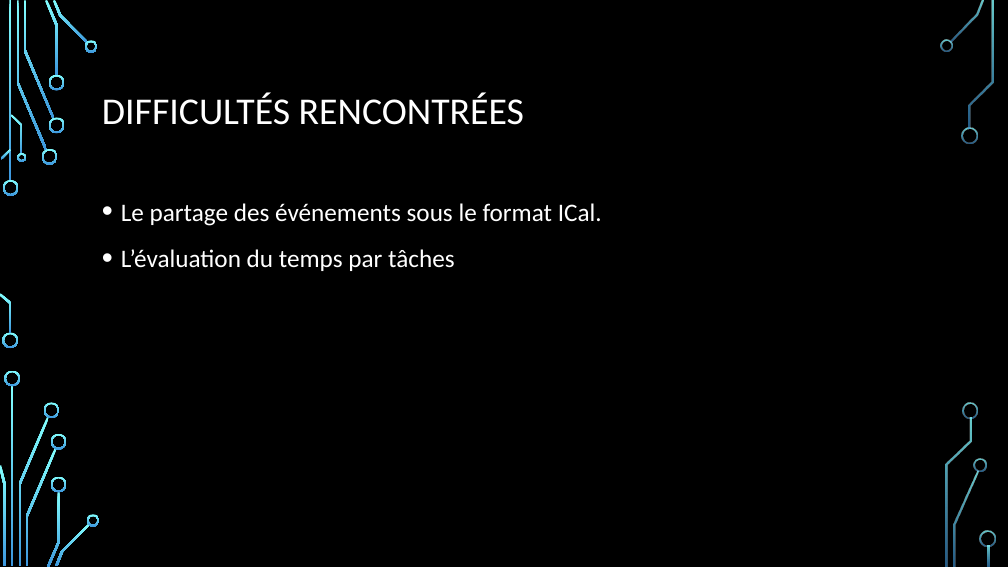
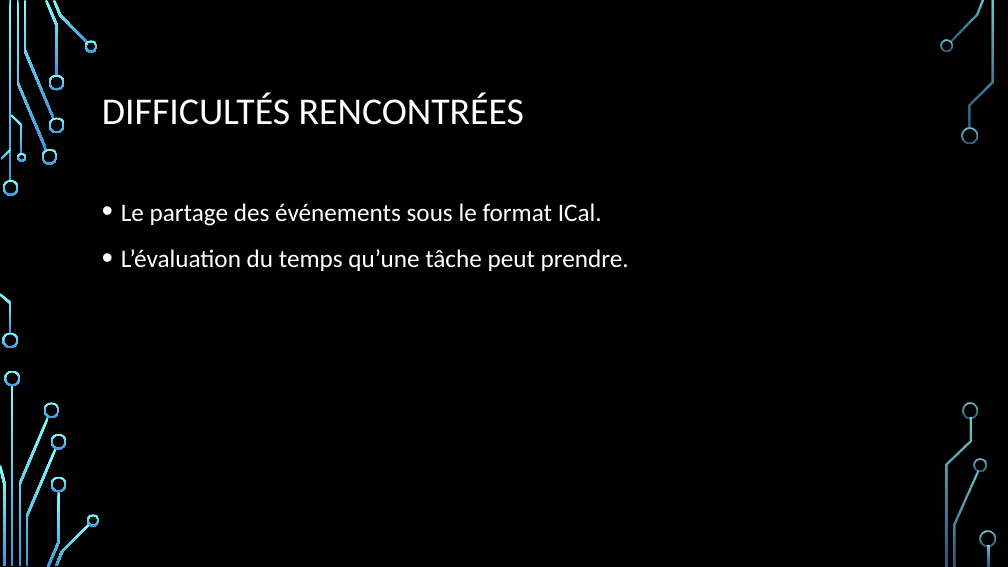
Before and after one commit to DFC-Informatique-Cegep-de-Sainte-Foy/GestionEquipesSportives, a slide deck: slide 12 of Documentation/Revue 3/Presentation_Revue_3.pptx (slide 15 before the commit). Drawn at 1008x567 pixels with LibreOffice and Linux fonts; fonts in the diff are those of the drawing; background and template pictures are left out. Boxes give left, top, right and bottom in pixels: in the first picture for what was removed or moved away, otherwise in the second. Text is boxed around its words. In the diff, an @@ line names an element or a change of style, - is before the commit and + after.

```diff
--- a/Documentation/Revue 3/Presentation_Revue_3.pptx
+++ b/Documentation/Revue 3/Presentation_Revue_3.pptx
@@ text at box(121, 249, 629, 271): text changed @@
-• L’évaluation du temps par tâches
+• L’évaluation du temps qu’une tâche peut prendre.
```
Also in this commit, not shown: 8 other slides changed, 3 slides removed.
